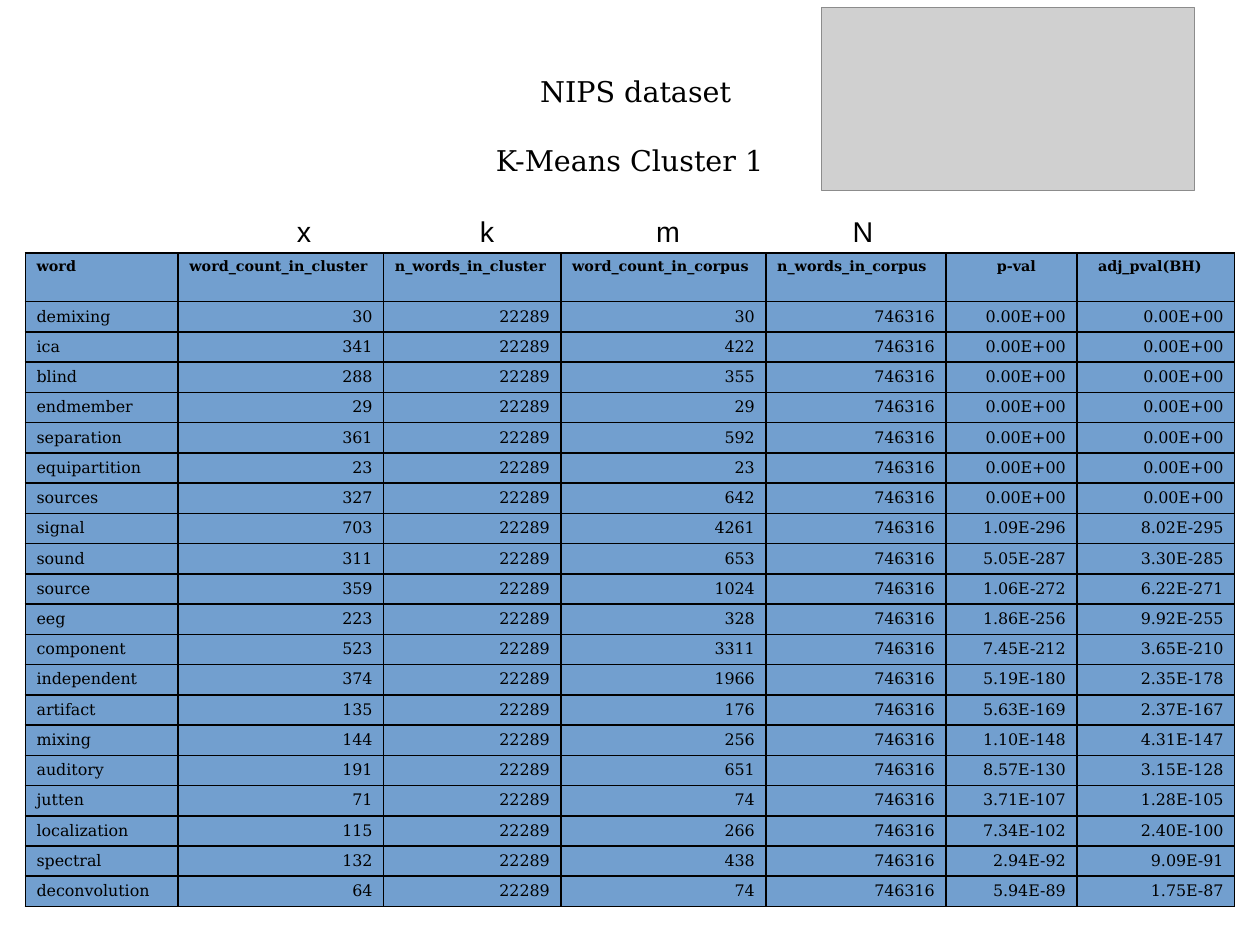
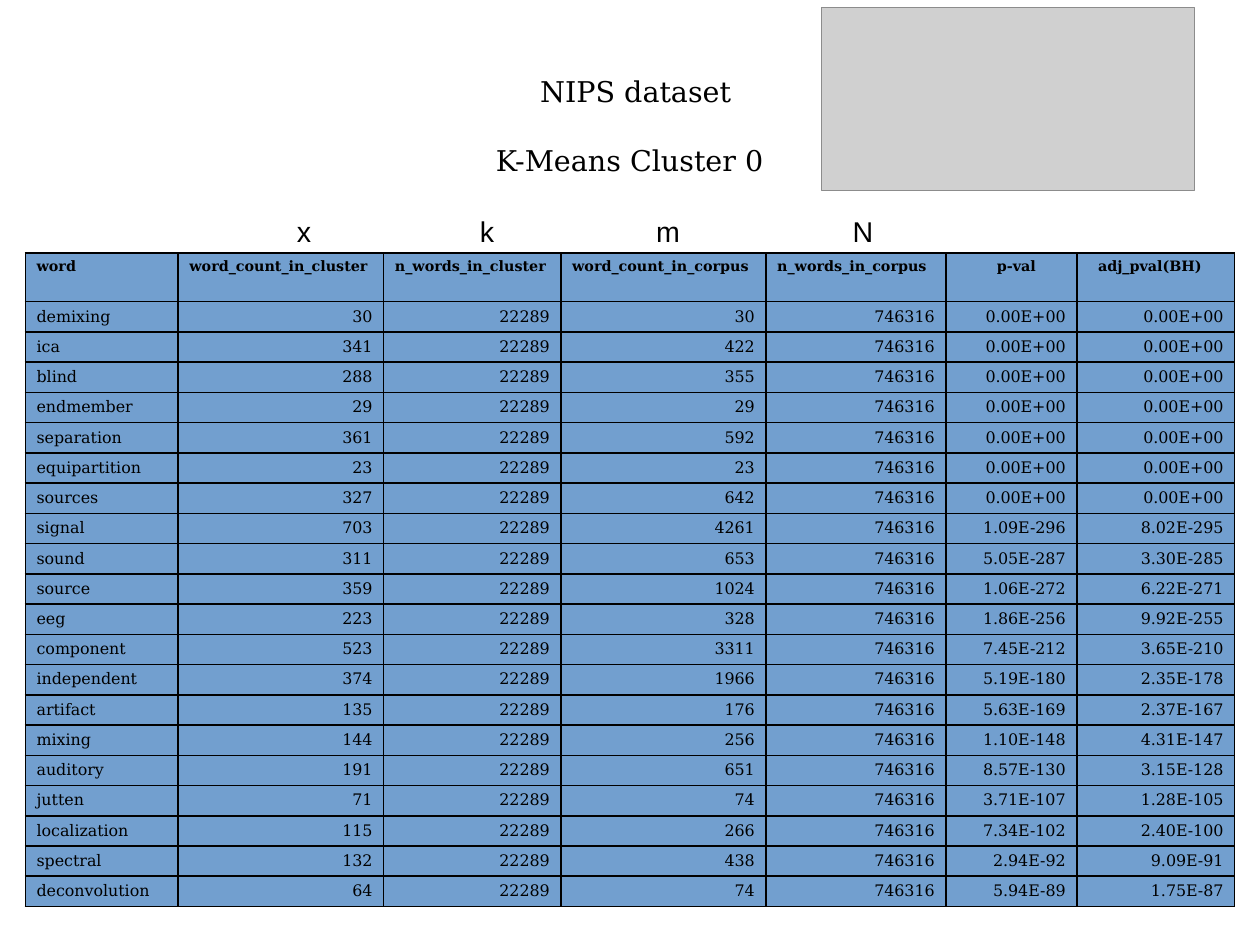
Before and after one commit to vitalv/doc-clustering-topic-modeling, a slide deck: slide 23 of doc-clustering-topic-modeling.odp. Drawn at 1260x945 pixels with LibreOffice and Linux fonts; fonts in the diff are those of the drawing; grey boxes stand for pictures. Boxes give left, top, right and bottom in pixels: in the first picture for what was removed or moved away, otherwise in the second. Text is boxed around its words. In the diff, an @@ line names an element or a change of style, - is before the commit and + after.

```diff
--- a/doc-clustering-topic-modeling.odp
+++ b/doc-clustering-topic-modeling.odp
@@ text at box(496, 149, 763, 172): text changed @@
-K-Means Cluster 1
+K-Means Cluster 0
```
Also in this commit, not shown: 11 other slides changed, 3 slides added, 2 slides removed.
